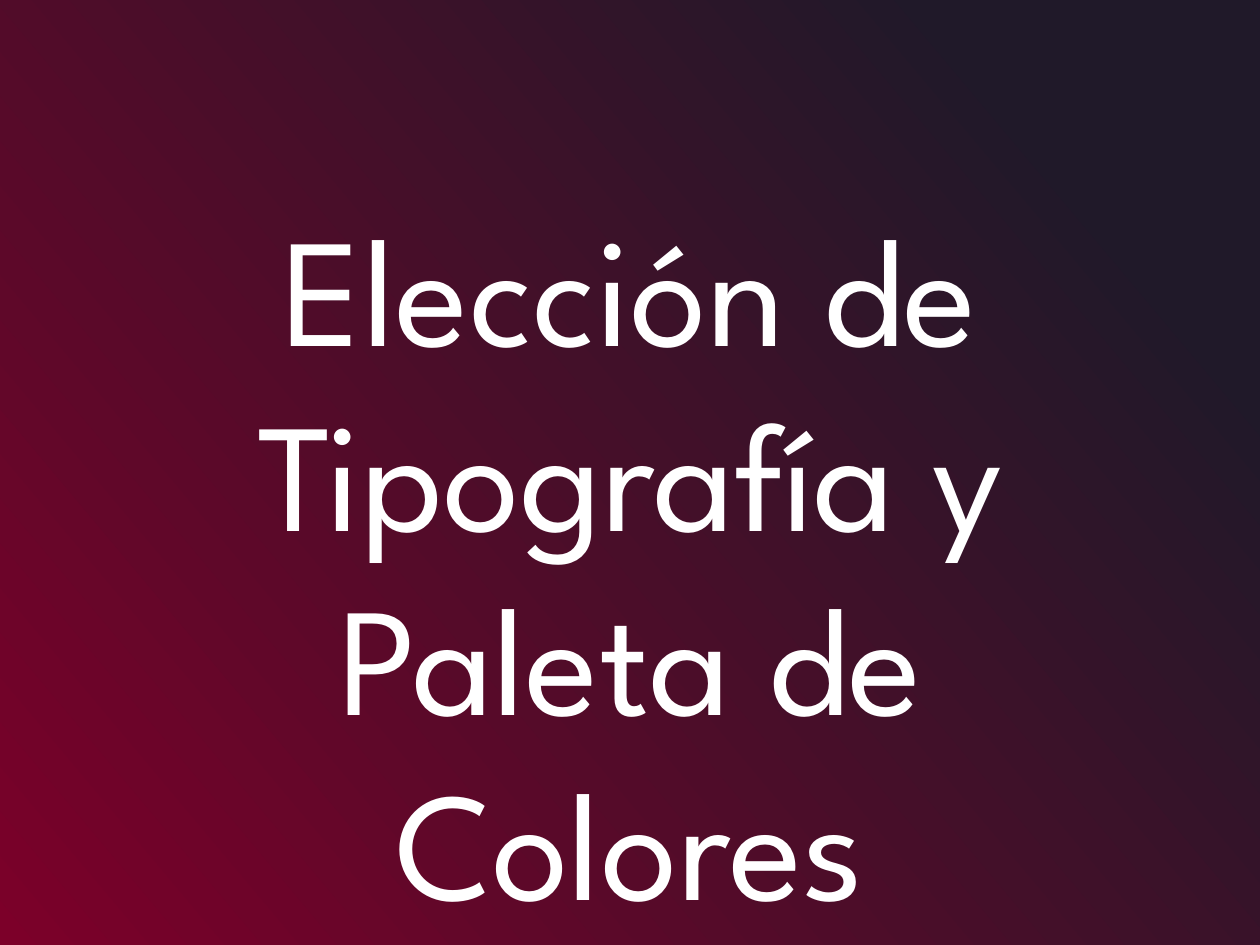
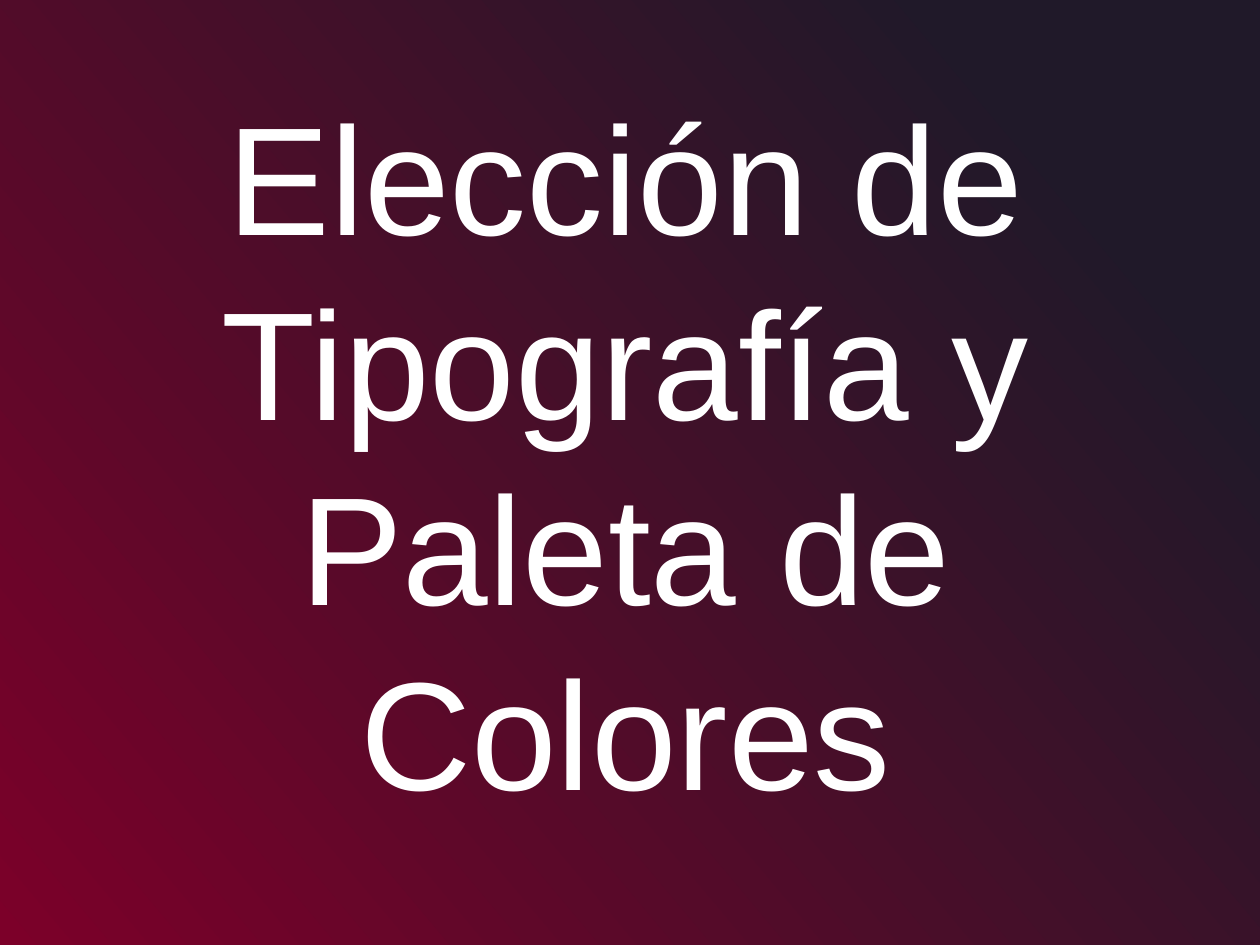
Before and after one commit to leonardotorre18/programacion_web_primer_modulo, a slide deck: slide 5 of contenido_curso/Programación Web - Día 1.pptx. Drawn at 1260x945 pixels with LibreOffice and Linux fonts; fonts in the diff are those of the drawing. Boxes give left, top, right and bottom in pixels: in the first picture for what was removed or moved away, otherwise in the second. Text is boxed around its words. In the diff, an @@ line names an element or a change of style, - is before the commit and + after.

Commit message:
Tipografía cambiada el la pirmera diapositiva

```diff
--- a/contenido_curso/Programación Web - Día 1.pptx
+++ b/contenido_curso/Programación Web - Día 1.pptx
@@ text "Elección de Tipografía y Paleta ...": place and size @@
-text "Elección de Tipografía y Paleta ..." at bbox=[257, 240, 1002, 902]
+text "Elección de Tipografía y Paleta ..." at bbox=[222, 121, 1029, 792]
@@ text "Elección de Tipografía y Paleta ..." at bbox=[222, 121, 1029, 792]: font League Spartan to Arial @@
```
Also in this commit, not shown: 29 other slides changed, 1 slide added, 1 slide removed.
